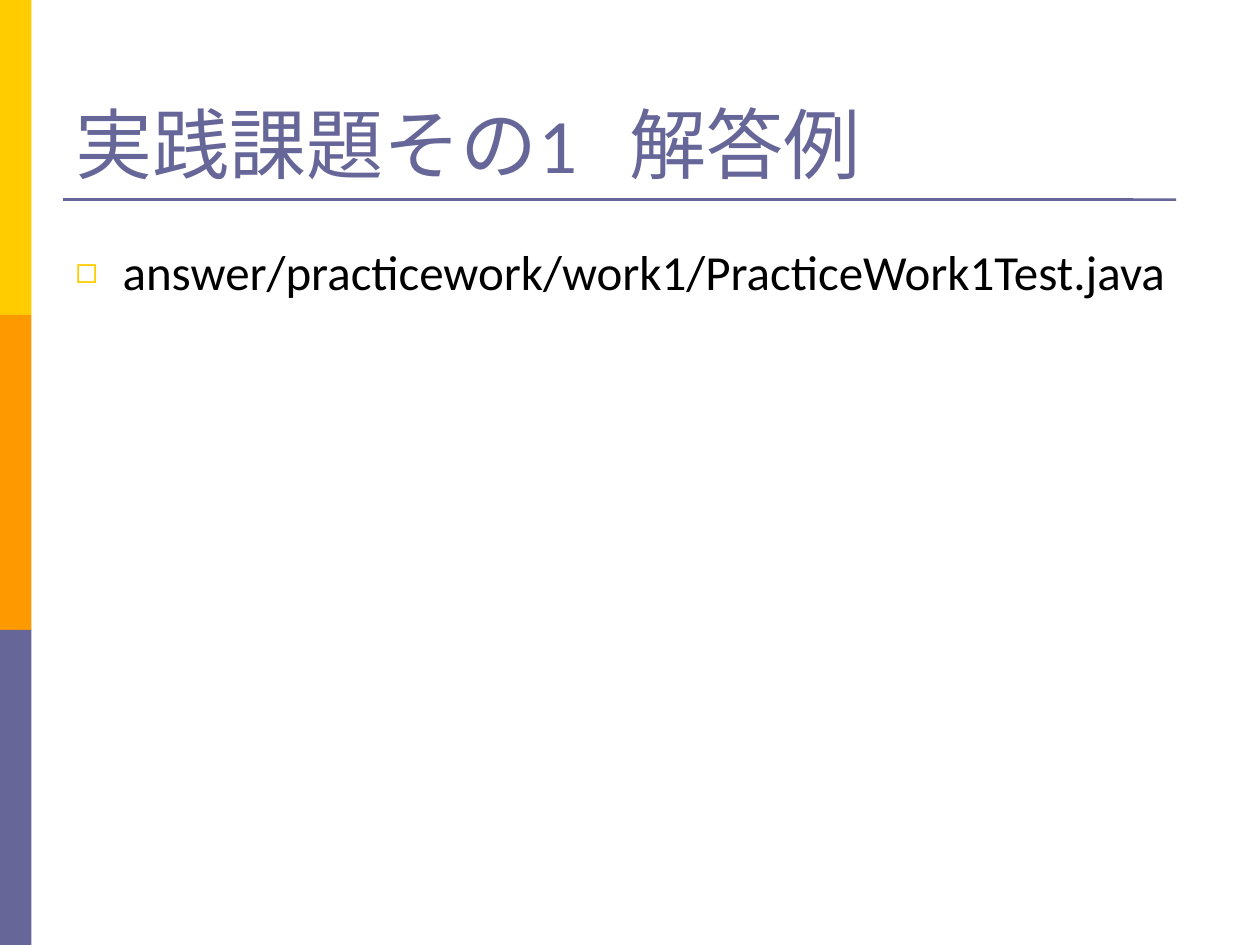
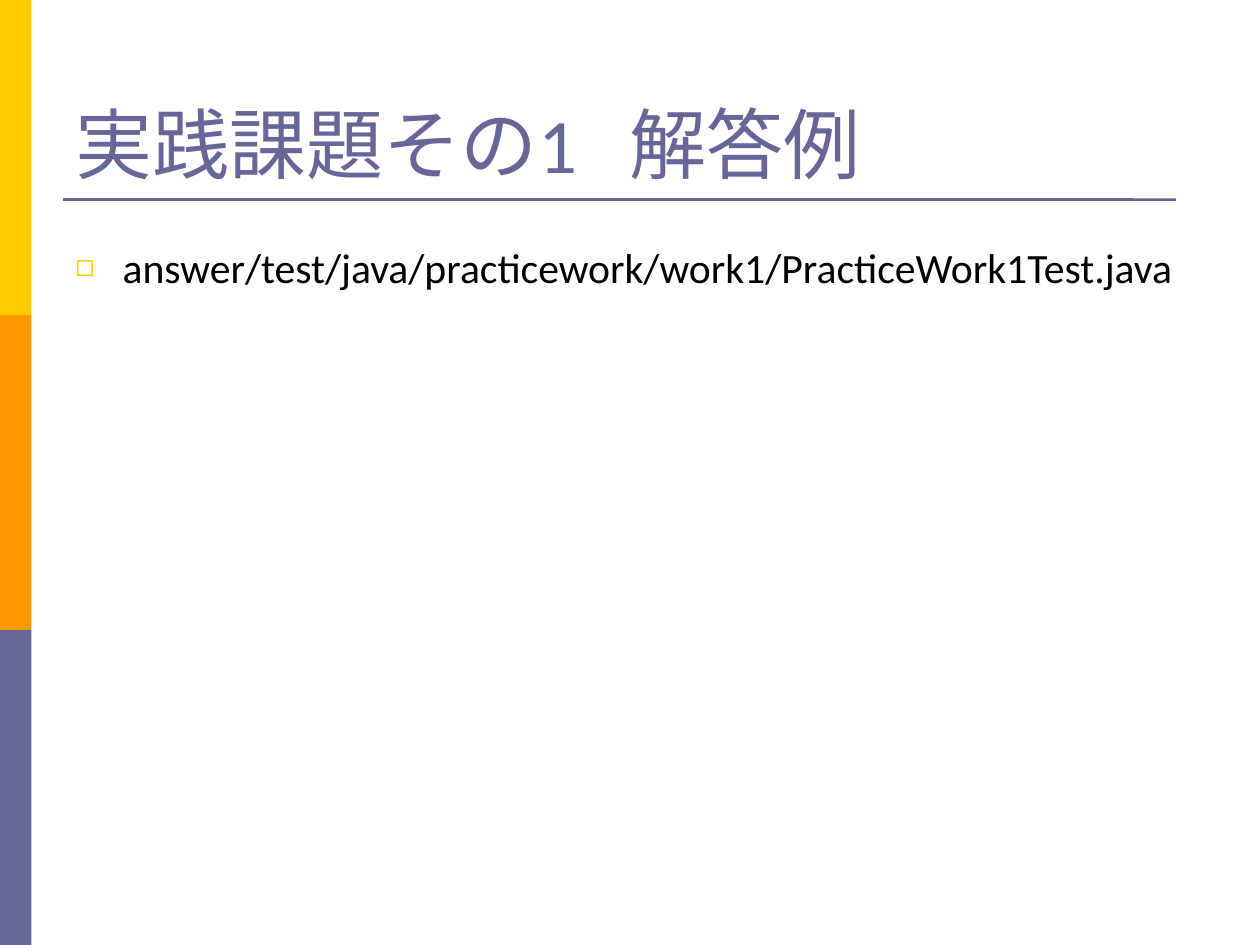
Before and after one commit to takuY-U2/STARHotel, a slide deck: slide 37 of docs/Slide.ppt. Drawn at 1260x945 pixels with LibreOffice and Linux fonts; fonts in the diff are those of the drawing. Boxes give left, top, right and bottom in pixels: in the first picture for what was removed or moved away, otherwise in the second. Text is boxed around its words. In the diff, an @@ line names an element or a change of style, - is before the commit and + after.

Commit message:
move answer files

```diff
--- a/docs/Slide.ppt
+++ b/docs/Slide.ppt
@@ text at [123,254,1172,290]: text changed; size 28 to 23.8 pt @@
-◻ answer/practicework/work1/PracticeWork1Test.java
+◻ answer/test/java/practicework/work1/PracticeWork1Test.java
```
Also in this commit, not shown: 4 other slides changed, 16 other files.
